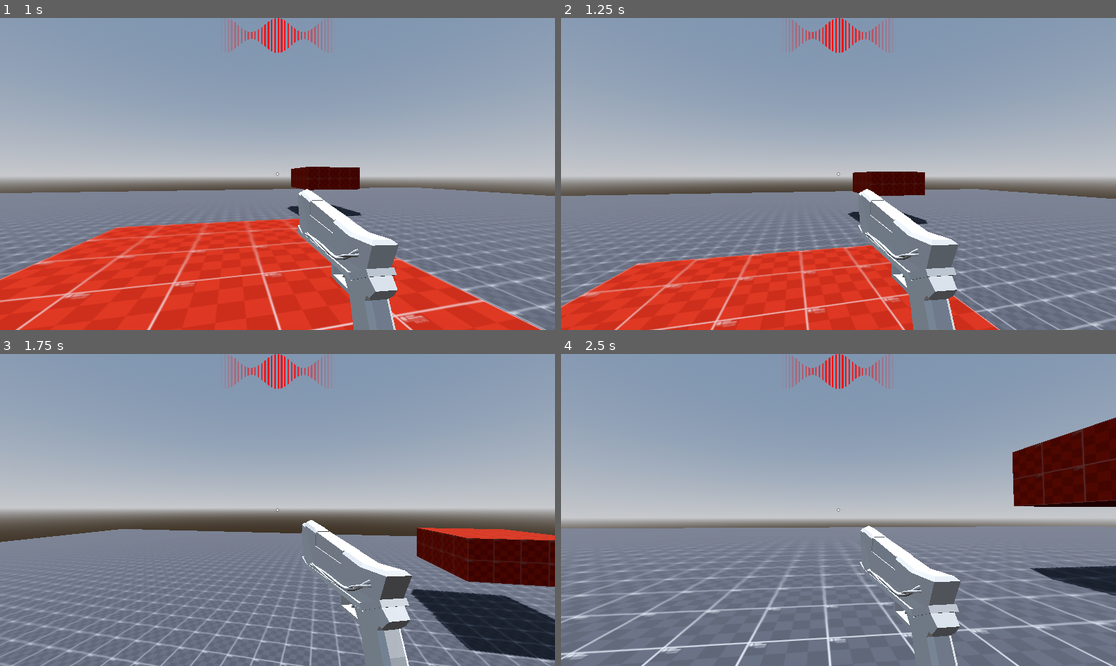
Above: before the commit, frames 1-4 (two rows, left to right).
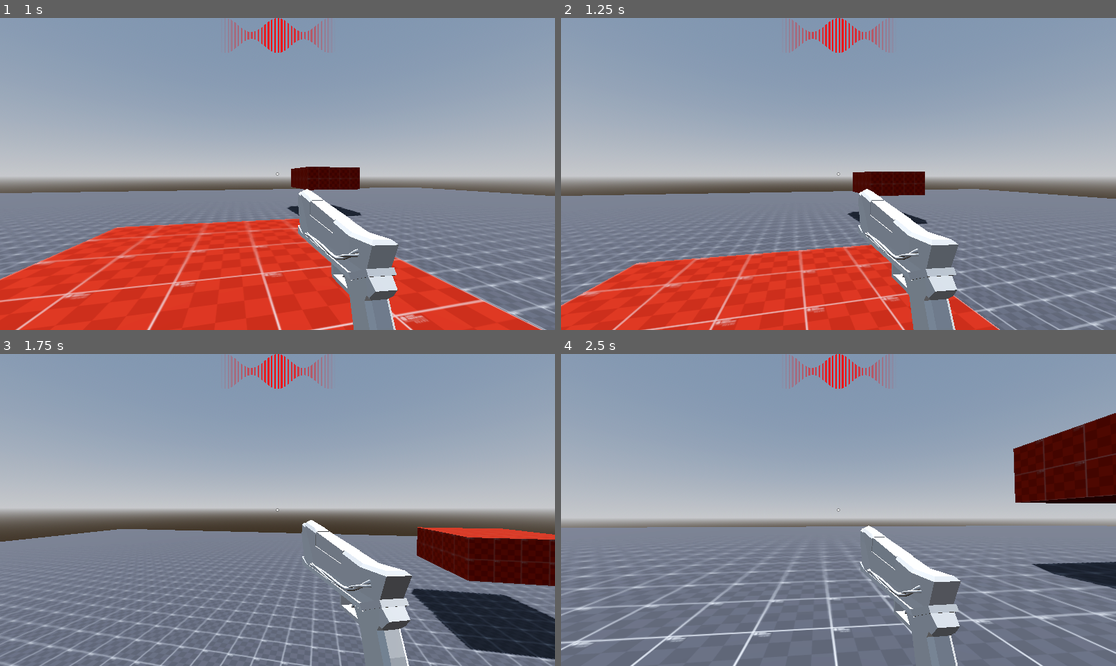
Above: after the commit, the same moments.

Repository: WasteIy/GameOff2025
Game: Godot game, scene res://Scenes/Levels/debug_level.tscn
Same seed, same stepped clock (60 frames per second), same inputs: the game is played once before the commit and once after it.
Inputs (mouse positions are in pixels of both pictures, inside the frame that each line leads up to):
- Up to frame 1 (1 s): move the mouse to (305, 174) at 0.52 s; hold W (move_forward) from 0.53 s (still down); hold Ctrl (crouch) from 0.53 s (still down); click (305, 174) at 0.67 s; tap Space (jump) at 0.77 s
- Up to frame 2 (1.25 s): keep holding W (move_forward); keep holding Ctrl (crouch)
- Up to frame 3 (1.75 s): keep holding W (move_forward); move the mouse to (249, 510) at 1.27 s; release Ctrl (crouch) at 1.28 s; tap Ctrl (crouch) at 1.35 s; tap Space (jump) at 1.52 s
- Up to frame 4 (2.5 s): keep holding W (move_forward); move the mouse to (849, 503) at 2.02 s; hold Shift (run) from 2.03 s (still down); tap Ctrl (crouch) at 2.3 s

Frame 1 is identical in both runs. In frame 2, 1.5% of the frame differs, in the area x 0-99%, y 49-100%; in frame 3, 1.9%; in frame 4, 8.3%, in the area x 0-100%, y 18-100%.

Commit message:
Believe this is a better way to handle animations

Diff:
--- a/Scenes/Player/State Machine/state_machine.gd
+++ b/Scenes/Player/State Machine/state_machine.gd
@@ -2,10 +2,10 @@
 
 @export var initial_state: State
 
+@onready var player: Player = $".."
+
 var current_state: State
 var states: Dictionary[String, State] = {}
-
-@onready var player: Player = $".."
 
 # Aqui adiciona todos os filhos desse nó no dictionary
 func _ready() -> void:
@@ -43,3 +43,4 @@
 
 	new_state.enter(player)
 	current_state = new_state
+	player.animation_manager.play_state_animation(current_state.name)
--- a/Scenes/Player/Weapons/weapon_animation_manager.gd
+++ b/Scenes/Player/Weapons/weapon_animation_manager.gd
@@ -1,4 +1,6 @@
 extends AnimationPlayer
+
+
 
 func _on_shoot_animation() -> void:
 	if current_animation == "shoot":
--- a/Scenes/Player/player.gd
+++ b/Scenes/Player/player.gd
@@ -81,6 +81,7 @@
 @onready var ceiling_check: RayCast3D = $Raycasts/CeilingCheck
 @onready var debug: CanvasLayer = $Debug
 @onready var slide_floor_check: RayCast3D = $Raycasts/SlideFloorCheck
+@onready var animation_manager: AnimationPlayer = $AnimationManager
 
 var input_direction : Vector2
 var move_direction : Vector3
--- a/Scenes/Player/player.tscn
+++ b/Scenes/Player/player.tscn
@@ -51,52 +51,8 @@
 "values": [Vector3(0, 0, 0)]
 }
 
-[sub_resource type="Animation" id="Animation_oikmp"]
-resource_name = "crouch"
-step = 0.1
-tracks/0/type = "value"
-tracks/0/imported = false
-tracks/0/enabled = true
-tracks/0/path = NodePath("Collision:shape:height")
-tracks/0/interp = 2
-tracks/0/loop_wrap = true
-tracks/0/keys = {
-"times": PackedFloat32Array(0, 1),
-"transitions": PackedFloat32Array(1, 1),
-"update": 0,
-"values": [1.9, 1.5]
-}
-tracks/1/type = "value"
-tracks/1/imported = false
-tracks/1/enabled = true
-tracks/1/path = NodePath("Collision:position")
-tracks/1/interp = 2
-tracks/1/loop_wrap = true
-tracks/1/keys = {
-"times": PackedFloat32Array(0, 1),
-"transitions": PackedFloat32Array(1, 1),
-"update": 0,
-"values": [Vector3(0, -0.05, 0), Vector3(0, -0.25, 0)]
-}
-tracks/2/type = "value"
-tracks/2/imported = false
-tracks/2/enabled = true
-tracks/2/path = NodePath("CameraController/Camera:position")
-tracks/2/interp = 2
-tracks/2/loop_wrap = true
-tracks/2/keys = {
-"times": PackedFloat32Array(0, 0.98553884),
-"transitions": PackedFloat32Array(1, 1),
-"update": 0,
-"values": [Vector3(0, 0, 0), Vector3(0, -0.4, 0)]
-}
-
-[sub_resource type="Animation" id="Animation_06tpx"]
-resource_name = "uncrouch"
-step = 0.1
-
 [sub_resource type="Animation" id="Animation_jhyir"]
-resource_name = "walk"
+resource_name = "WalkState"
 length = 2.0
 loop_mode = 1
 step = 0.1
@@ -126,9 +82,7 @@
 [sub_resource type="AnimationLibrary" id="AnimationLibrary_74mp2"]
 _data = {
 &"RESET": SubResource("Animation_74mp2"),
-&"crouch": SubResource("Animation_oikmp"),
-&"uncrouch": SubResource("Animation_06tpx"),
-&"walk": SubResource("Animation_jhyir")
+&"WalkState": SubResource("Animation_jhyir")
 }
 
 [sub_resource type="CapsuleShape3D" id="CapsuleShape3D_jhyir"]
@@ -190,7 +144,8 @@
 [node name="WeaponInput" type="Node" parent="Components"]
 script = ExtResource("7_jhyir")
 
-[node name="StateMachine" parent="." instance=ExtResource("7_gk6dx")]
+[node name="StateMachine" parent="." node_paths=PackedStringArray("player") instance=ExtResource("7_gk6dx")]
+player = NodePath("..")
 
 [node name="UI" parent="." instance=ExtResource("3_xpcdj")]
 
--- a/Scenes/Player/player_animation_manager.gd
+++ b/Scenes/Player/player_animation_manager.gd
@@ -1 +1,17 @@
 extends AnimationPlayer
+
+@export var max_animation_speed : float = 5.0
+
+@onready var player: Player = $".."
+
+func _physics_process(delta: float) -> void:
+	set_animation_speed(player.velocity.length())
+
+func play_state_animation(state_name: String) -> void:
+	var animation_name := state_name
+	if has_animation(animation_name):
+		play(animation_name)
+
+func set_animation_speed(speed):
+	var alpha = remap(speed, 0.0, player.max_speed, 0.0, 2.0)
+	speed_scale = lerp(0.0, max_animation_speed, alpha)
Not shown: 1 places in Scenes/Player/player.tscn that only renumber resources
